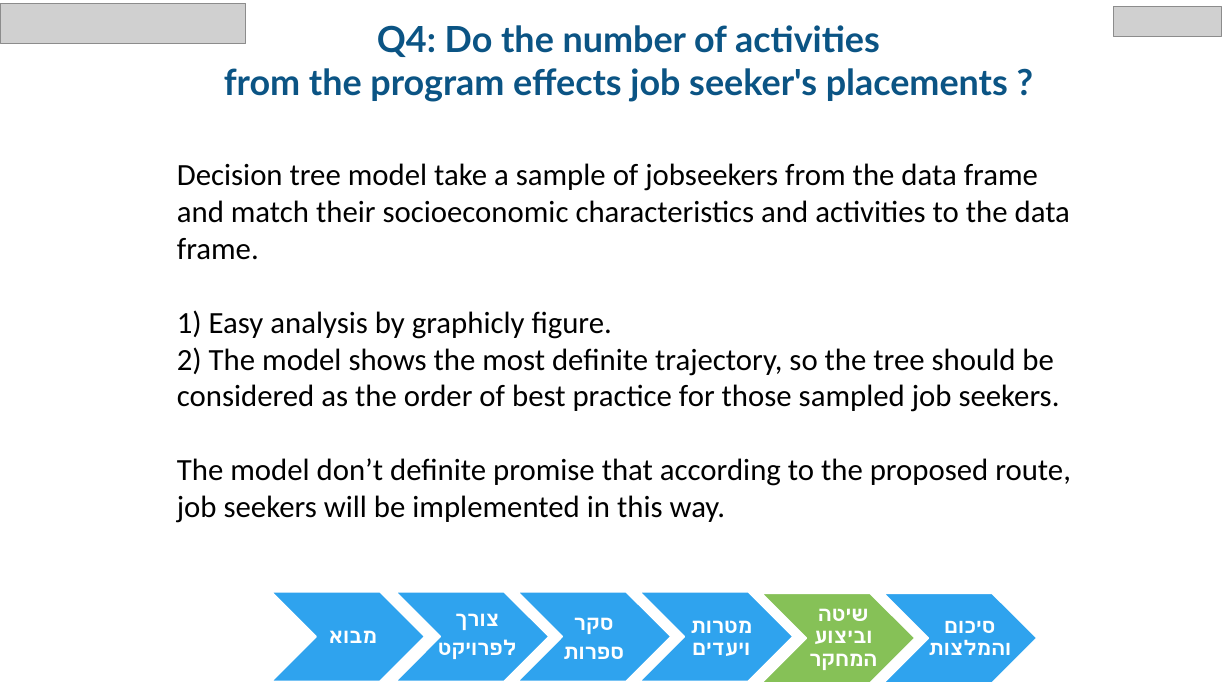
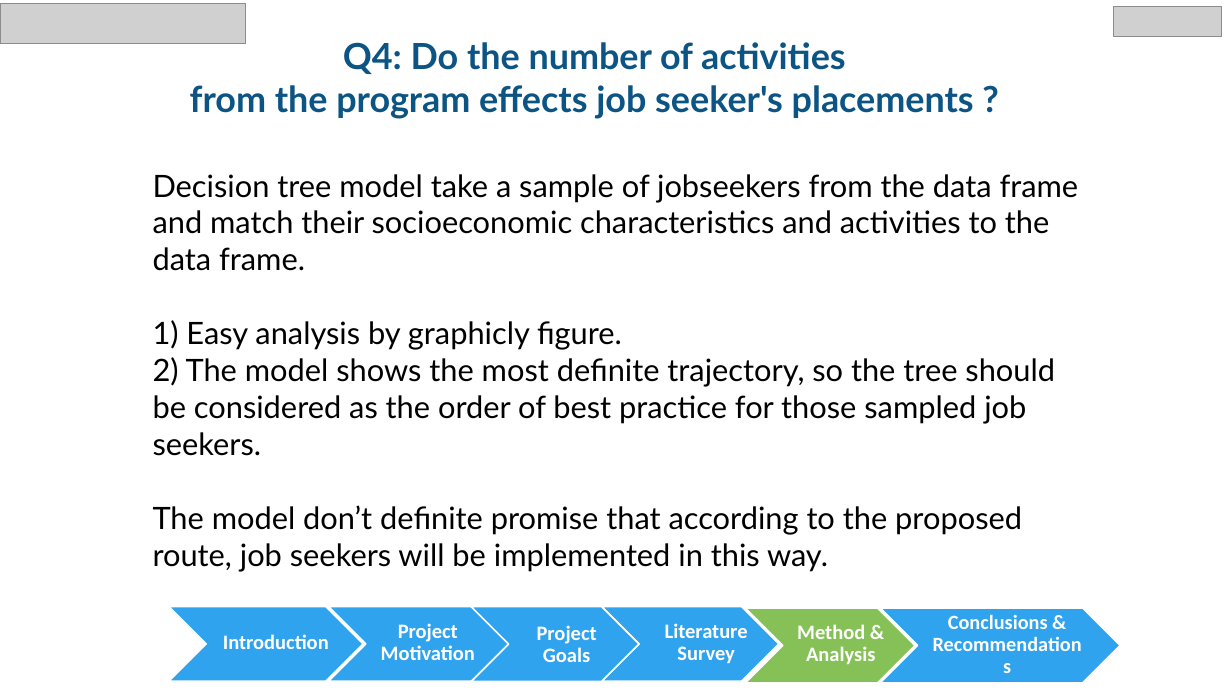
Before and after one commit to chen890/Final-Research-Project---IES, a slide deck: slide 22 of English Final Project.pptx. Drawn at 1232x693 pixels with LibreOffice and Linux fonts; fonts in the diff are those of the drawing; grey boxes stand for pictures; background and template pictures are left out. Boxes give left, top, right and bottom in pixels: in the first picture for what was removed or moved away, otherwise in the second. Text is boxed around its words. In the diff, an @@ line names an element or a change of style, - is before the commit and + after.

```diff
--- a/English Final Project.pptx
+++ b/English Final Project.pptx
@@ text "Q4: Do the number of ...": place and size @@
-text "Q4: Do the number of ..." at box(224, 25, 1008, 102)
+text "Q4: Do the number of ..." at box(190, 42, 974, 119)
@@ text "Decision tree model take a ...": place and size @@
-text "Decision tree model take a ..." at box(177, 163, 1071, 523)
+text "Decision tree model take a ..." at box(153, 174, 1079, 572)
@@ text "Decision tree model take a ..." at box(153, 174, 1079, 572): font Calibri to Lato @@
@@ chevron: place and size @@
-chevron at box(272, 592, 425, 681)
+chevron at box(169, 606, 363, 681)
@@ chevron: place and size @@
-chevron at box(396, 592, 549, 681)
+chevron at box(328, 606, 508, 681)
@@ text added at box(381, 623, 475, 660), 16 pt, text #FFFFFF, bold @@
+Project Motivation
@@ text removed at box(438, 613, 517, 659) @@
-צורך
-לפרויקט
@@ chevron: place and size @@
-chevron at box(518, 592, 671, 681)
+chevron at box(471, 607, 640, 682)
@@ text added at box(537, 625, 597, 662), 16 pt, text #FFFFFF, bold @@
+Project Goals
@@ text removed at box(563, 617, 624, 659) @@
-סקר
-ספרות
@@ chevron: place and size @@
-chevron at box(640, 592, 793, 681)
+chevron at box(602, 606, 779, 681)
@@ text added at box(665, 623, 748, 664), 16 pt, text #FFFFFF, bold @@
+Literature Survey
@@ text removed at box(690, 620, 752, 656) @@
-מטרות ויעדים
@@ chevron: place and size @@
-chevron at box(762, 593, 915, 683)
+chevron at box(746, 608, 916, 683)
@@ text added at box(797, 624, 875, 664), 16 pt, text #FFFFFF, bold @@
+Method & Analysis
@@ text removed at box(809, 608, 877, 670) @@
-שיטה וביצוע המחקר
@@ chevron: place and size @@
-chevron at box(884, 593, 1037, 683)
+chevron at box(881, 608, 1121, 683)
@@ text removed at box(928, 621, 1011, 655) @@
-סיכום והמלצות
@@ text added at box(948, 614, 1048, 629), 15.8 pt, text #FFFFFF, bold @@
+Conclusions & Recommendations
@@ text added at box(223, 634, 329, 649), 16 pt, text #FFFFFF, bold @@
+Introduction
@@ text removed at box(329, 630, 377, 643) @@
-מבוא
```
Also in this commit, not shown: 31 other slides changed, 1 slide added, 2 slides removed, 1 other file.
